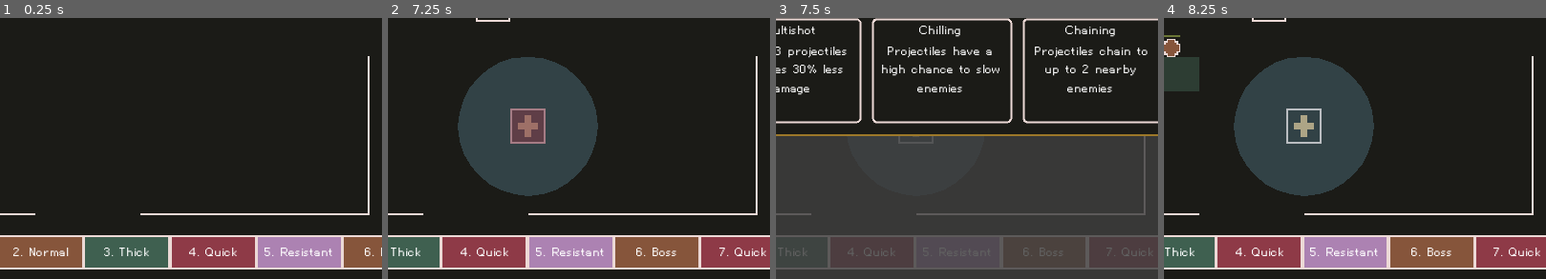
Above: before the commit, frames 1-4 (left to right).
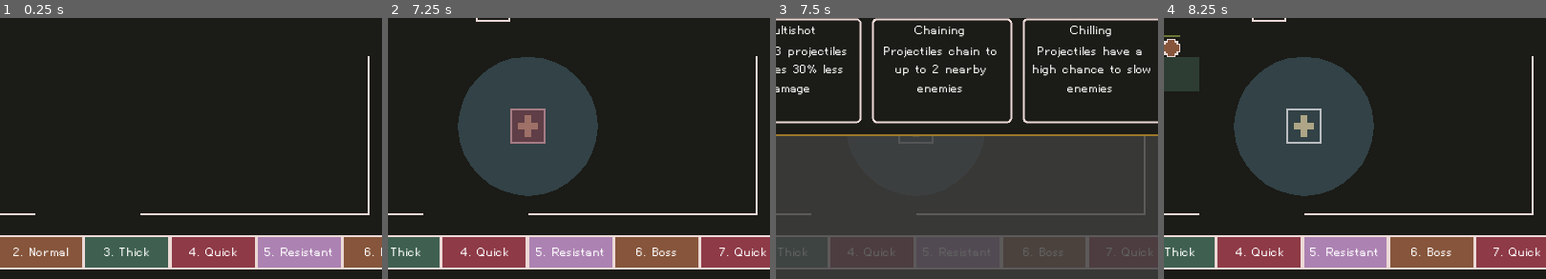
Above: after the commit, the same moments.

Repository: nolenroyalty/ReShape-TD
Game: Godot game, scene res://Main.tscn
Two runs of this game, one before a commit and one after it. Both use one fixed random seed, a clock stepped at 60 frames per second and the inputs below.
Inputs (mouse positions are % of the whole screen's width and height, from its top left):
- Up to frame 1 (0.25 s): no input
- Up to frame 2 (7.25 s): click (90, 15) at 0.5 s; click (83, 15) at 1.25 s; click (97, 15) at 2 s; click "Start" at 2.75 s; click (1, 55) at 3.52 s; move the mouse to (40, 47) at 4.27 s; hold U (upgrade_tower) 4.28-5.03 s; tap 1 (select_tower_1) at 4.35, 6.05 s; click (40, 47) at 4.42 s; tap 2 (select_tower_2) at 4.55, 5.1, 6.8 s; move the mouse to (30, 55) at 5.02 s; tap 3 (select_tower_3) at 5.3, 5.85 s; move the mouse to (60, 28) at 5.77 s; hold U (upgrade_tower) from 5.78 s (still down); move the mouse to (45, 70) at 6.52 s; tap Shift (continue_building) at 6.6 s; click (45, 70) at 6.67 s
- Up to frame 3 (7.5 s): move the mouse to (80, 65) at 7.27 s; release U (upgrade_tower) at 7.28 s; tap R (reshape_tower) at 7.35 s
- Up to frame 4 (8.25 s): tap 3 (select_tower_3) at 7.55 s; click "Multishot" at 8 s
The pictures show only the part of the screen within x 28-78%, y 49-99%; the shares and areas given below are measured in that part.

Frames 1-2 are identical in both runs. In frame 3, 2.8% of the frame differs, in the area x 27-98%, y 2-23%; in frame 4, nothing differs.

Commit message:
bugfix for 3-choice upgrades

Diff:
--- a/ui/ReshapeUpgrade3Choice.gd
+++ b/ui/ReshapeUpgrade3Choice.gd
@@ -3,9 +3,8 @@
 signal chosen(shape, upgrade)
 signal cancelled(shape)
 
-onready var left = $Background/Choices/Left
-onready var right = $Background/Choices/Right
-onready var center = $Background/Choices/Center
+var UpgradeButton = preload("res://ui/UpgradeButton.tscn")
+
 onready var title = $Background/Title
 onready var current = $Background/CurrentUpgrades
 # onready var cancel = $Background/Cancel
@@ -47,10 +46,8 @@
 		cancelled(shape)
 		return
 
-	left.set_upgrade_text(chosen[0])
-	right.set_upgrade_text(chosen[1])
-	center.set_upgrade_text(chosen[2])
-
-	left.connect("pressed", self, "on_button_pressed", [shape, chosen[0]])
-	right.connect("pressed", self, "on_button_pressed", [shape, chosen[1]])
-	center.connect("pressed", self, "on_button_pressed", [shape, chosen[2]])
+	for choice in chosen:
+		var button = UpgradeButton.instance()
+		button.set_upgrade_text(choice)
+		$Background/Choices.add_child(button)
+		button.connect("pressed", self, "on_button_pressed", [shape, choice])
--- a/ui/ReshapeUpgrade3Choice.tscn
+++ b/ui/ReshapeUpgrade3Choice.tscn
@@ -1,6 +1,5 @@
-[gd_scene load_steps=4 format=2]
+[gd_scene load_steps=3 format=2]
 
-[ext_resource path="res://ui/UpgradeButton.tscn" type="PackedScene" id=1]
 [ext_resource path="res://ui/sprites/ninepatch-modal.png" type="Texture" id=2]
 [ext_resource path="res://ui/ReshapeUpgrade3Choice.gd" type="Script" id=3]
 
@@ -35,16 +34,6 @@
 custom_constants/hseparation = 10
 columns = 3
 
-[node name="Left" parent="Background/Choices" instance=ExtResource( 1 )]
-
-[node name="Center" parent="Background/Choices" instance=ExtResource( 1 )]
-margin_left = 138.0
-margin_right = 266.0
-
-[node name="Right" parent="Background/Choices" instance=ExtResource( 1 )]
-margin_left = 276.0
-margin_right = 404.0
-
 [node name="Title" type="Label" parent="Background"]
 anchor_right = 1.0
 margin_top = 7.0
